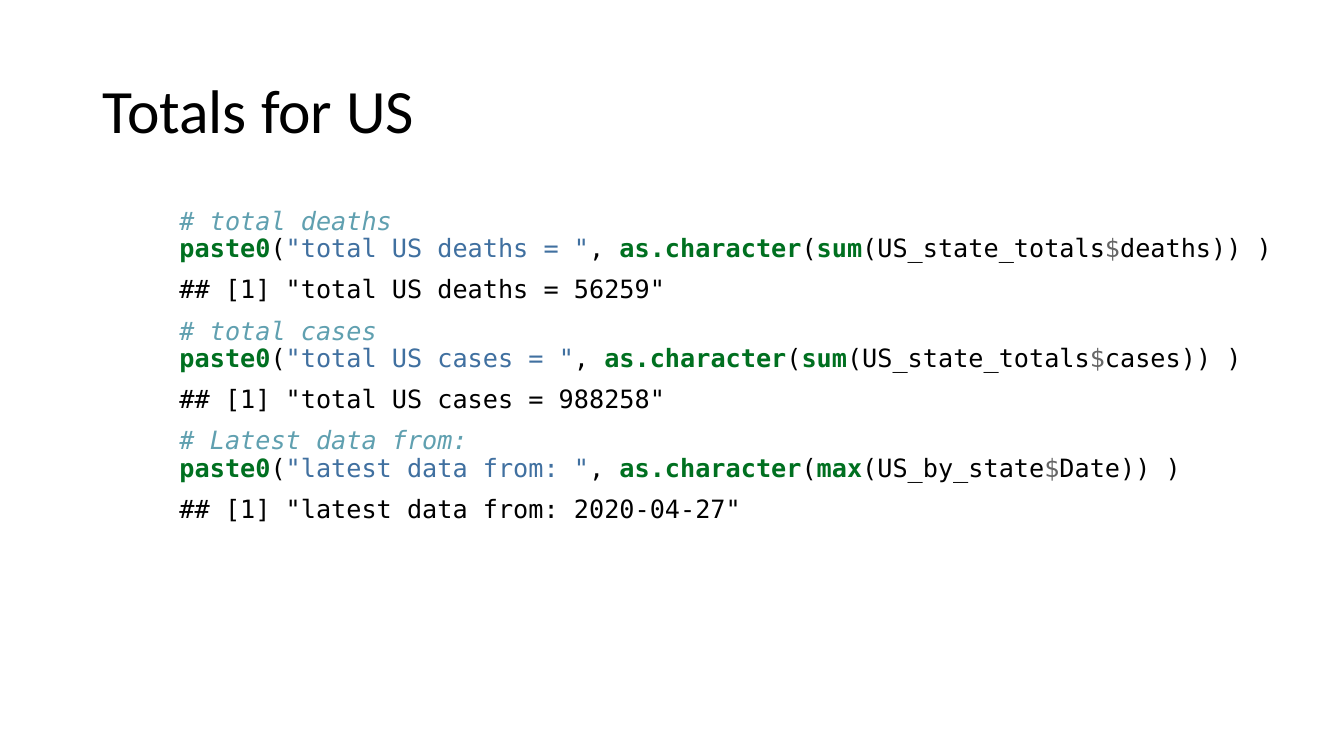
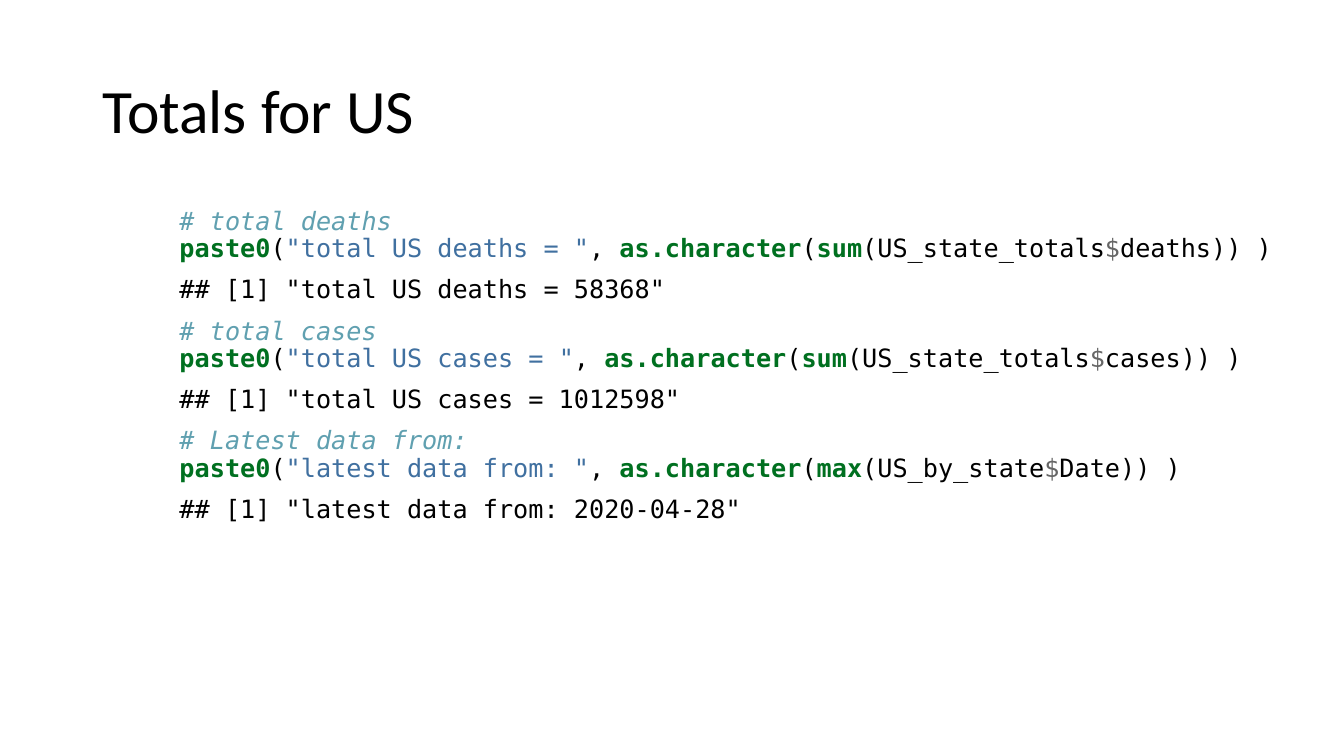
Before and after one commit to JaneWall/COVID19, a slide deck: slide 33 of COVID19_no_nytimes.pptx (slide 32 before the commit). Drawn at 1344x756 pixels with LibreOffice and Linux fonts; fonts in the diff are those of the drawing. Boxes give left, top, right and bottom in pixels: in the first picture for what was removed or moved away, otherwise in the second. Text is boxed around its words. In the diff, an @@ line names an element or a change of style, - is before the commit and + after.

Commit message:
updated files from BLS talk
 included counties with highest deaths per 100K

```diff
--- a/COVID19_no_nytimes.pptx
+++ b/COVID19_no_nytimes.pptx
@@ text at [225,278,665,302]: text changed @@
-## [1] "total US deaths = 56259"
+## [1] "total US deaths = 58368"
@@ text at [225,388,680,412]: text changed @@
-## [1] "total US cases = 988258"
+## [1] "total US cases = 1012598"
@@ text at [225,498,741,522]: text changed @@
-## [1] "latest data from: 2020-04-27"
+## [1] "latest data from: 2020-04-28"
```
Also in this commit, not shown: 12 other slides changed, 1 slide added, 3 other files.
